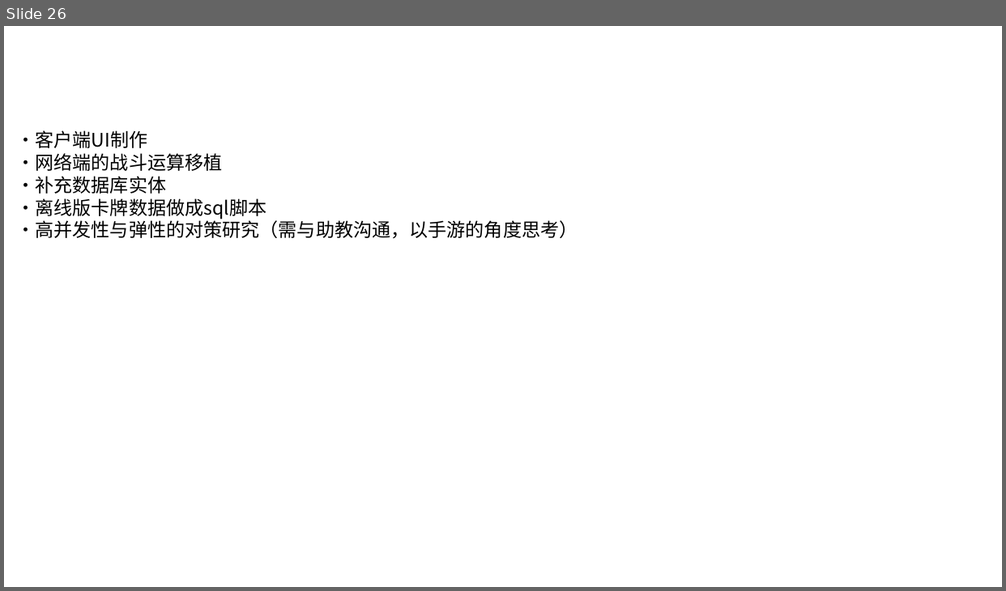
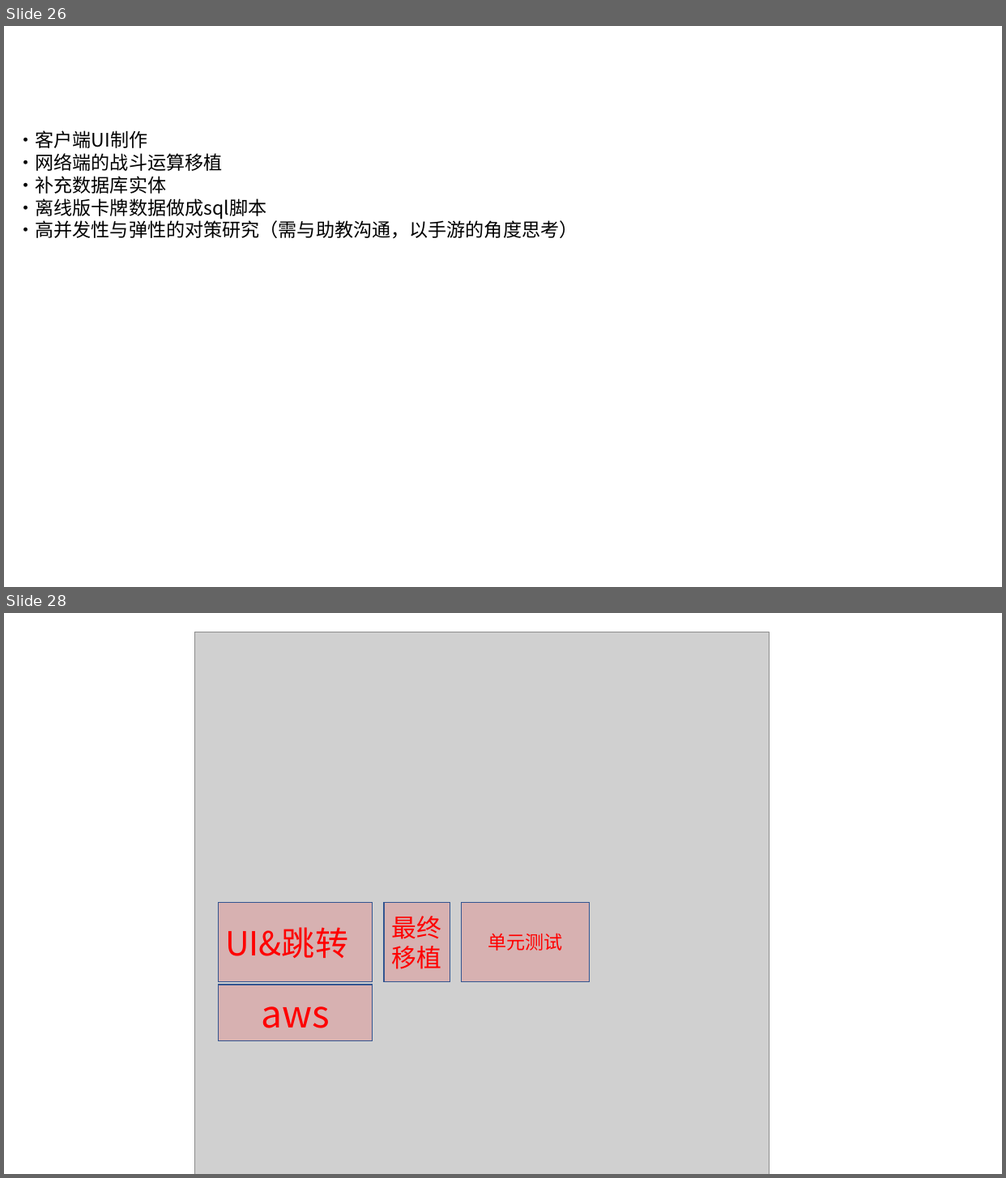
Before and after one commit to bluelaserpointer/CardGame, a slide deck: plan/抽卡手游.pptx. Shown one above the other, each under a label of ours: slide 26 before the commit, slides 26 and 28 after it; the slides between them are not shown. The pictures are 1006x591 and 1006x1178 pixels, drawn with LibreOffice and Linux fonts; fonts in the diff are those of the drawing; grey boxes stand for pictures. Boxes give left, top, right and bottom in pixels: in the first picture for what was removed or moved away, otherwise in the second. Text is boxed around its words. In the diff, an @@ line names an element or a change of style, - is before the commit and + after.

Commit message:
feat: 商店UI大概完成，页面跳转逻辑规范化
·大家可以通过已写好的代码写其它的跳转逻辑了，具体信息请见代码内的注释。

```diff
--- a/plan/抽卡手游.pptx
+++ b/plan/抽卡手游.pptx
@@ slide 28 added at [4,613,1002,1174], background #FFFFFF @@
@@ picture added at [195,632,769,1174] @@
@@ rectangle added at [218,903,373,982], fill #FF0000 at 15% opacity, outline #325491 1 pt, 32 pt, text #FF0000 @@
+UI&跳转
@@ rectangle added at [385,903,450,982], fill #FF0000 at 15% opacity, outline #325491 1 pt, 24 pt, text #FF0000 @@
+最终移植
@@ rectangle added at [462,903,590,982], fill #FF0000 at 15% opacity, outline #325491 1 pt, 18 pt, text #FF0000 @@
+单元测试
@@ rectangle added at [218,985,373,1041], fill #FF0000 at 15% opacity, outline #325491 1 pt, 36 pt, text #FF0000 @@
+aws
```
Also in this commit, not shown: 1 other slide added, 6 other files.
